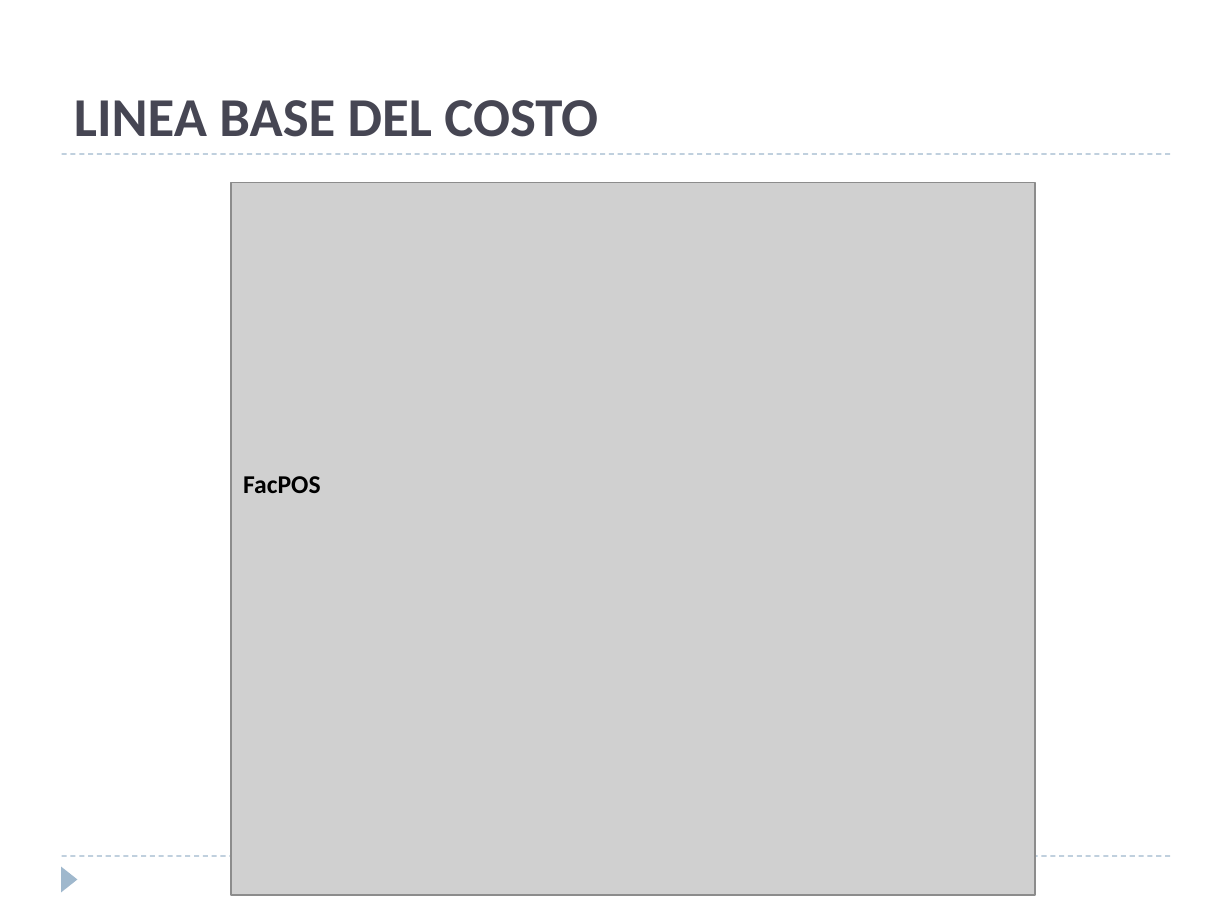
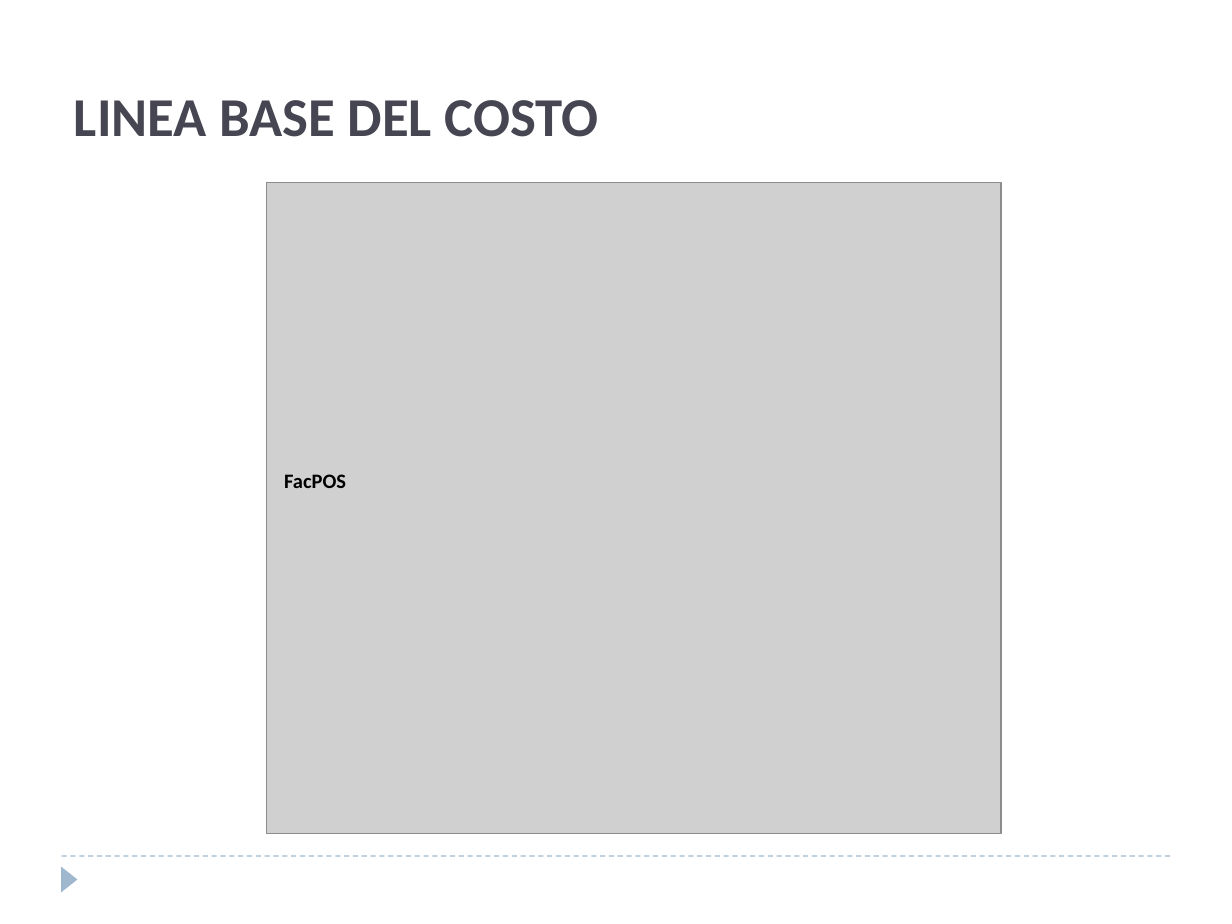
Before and after one commit to ebenites/gpy031, a slide deck: slide 14 of Sesion 10/presentacion.pptx (slide 9 before the commit). Drawn at 1232x924 pixels with LibreOffice and Linux fonts; fonts in the diff are those of the drawing; grey boxes stand for pictures. Boxes give left, top, right and bottom in pixels: in the first picture for what was removed or moved away, otherwise in the second. Text is boxed around its words. In the diff, an @@ line names an element or a change of style, - is before the commit and + after.

```diff
--- a/Sesion 10/presentacion.pptx
+++ b/Sesion 10/presentacion.pptx
@@ line removed from (62, 154) to (1170, 154) @@
@@ picture resized from (x1=232, y1=182, x2=1036, y2=894) to (x1=266, y1=182, x2=1000, y2=833) @@
@@ text "FacPOS" moved from (x1=243, y1=476, x2=321, y2=493) to (x1=284, y1=474, x2=346, y2=488) @@
@@ text "FacPOS" at (x1=284, y1=474, x2=346, y2=488): size 15 to 12 pt @@
```
Also in this commit, not shown: 8 other slides changed, 13 slides added.
